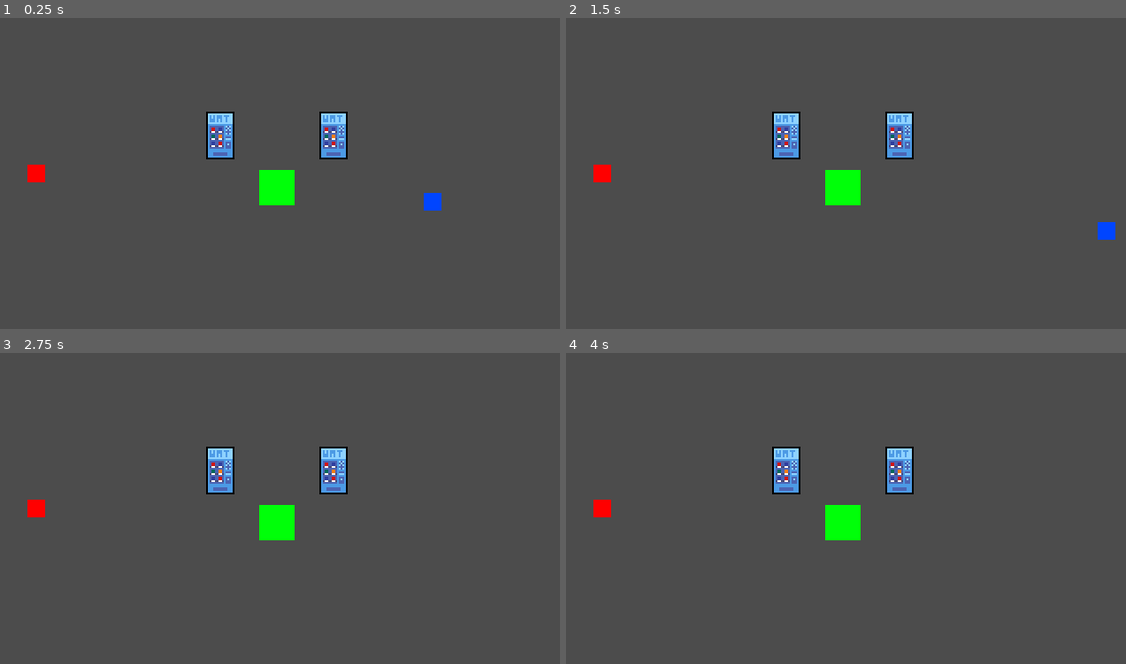
Above: before the commit, frames 1-4 (two rows, left to right).
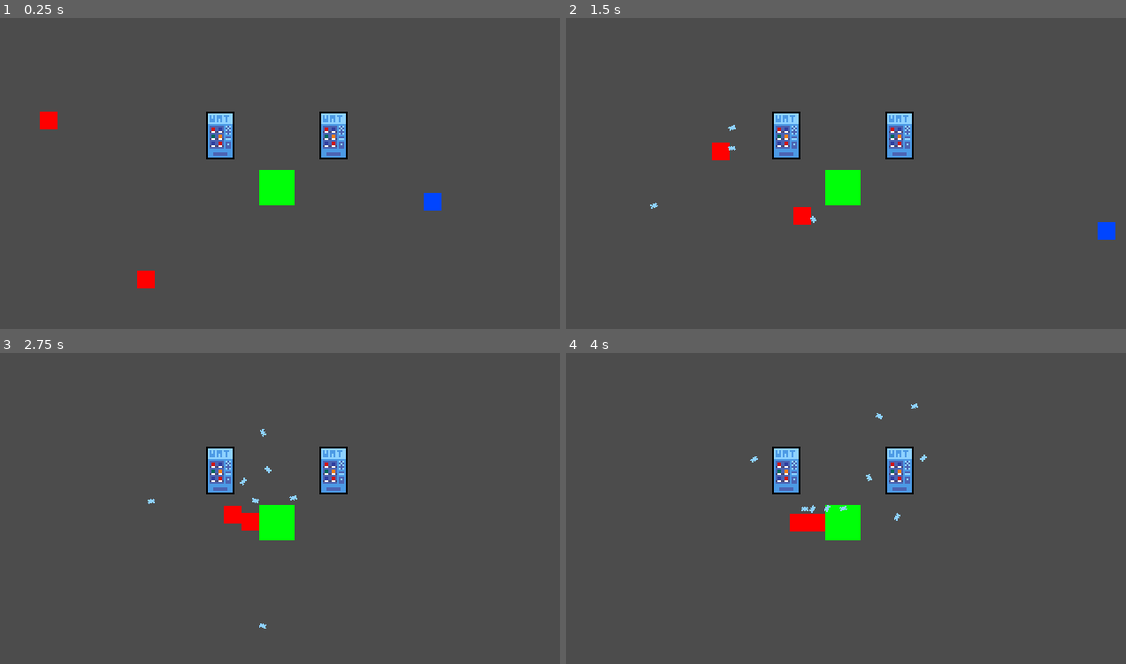
Above: after the commit, the same moments.

Repository: pithnoo/Elevending
Game: Godot game, scene res://Scenes/World.tscn
The game is run twice, just before and just after one commit, with the same random seed, the same clock (stepped at 60 frames per second) and the same inputs.
Inputs:
- Up to frame 1 (0.25 s): no input
- Up to frame 2 (1.5 s): hold Right (ui_right) 0.53-1.28 s; hold Down (ui_down) from 1.28 s (still down)
- Up to frame 3 (2.75 s): release Down (ui_down) at 2.03 s; hold Right (ui_right) from 2.03 s (still down)
- Up to frame 4 (4 s): release Right (ui_right) at 2.78 s; hold Up (ui_up) 2.78-3.53 s; hold Left (ui_left) from 3.53 s (still down)

The runs differ from the first frame. In frame 1, 0.5% of the frame differs, in the area x 4-28%, y 30-87%; in frame 2, 0.6%; in frame 3, 0.6%; in frame 4, 0.7%, in the area x 4-65%, y 16-58%.

Commit message:
added enemy follow modes, added ammo state for turret

Diff:
--- a/Code/Enemy/enemy.gd
+++ b/Code/Enemy/enemy.gd
@@ -2,7 +2,6 @@
 extends KinematicBody2D
 
 # properties of enemy to be used in game
-onready var playerDetection = $AttackRange
 onready var animations = $AnimationPlayer
 onready var states = $StateManager
 onready var sprite = $Sprite
--- a/Code/Enemy/enemy_follow_core.gd
+++ b/Code/Enemy/enemy_follow_core.gd
@@ -1,18 +1,29 @@
-extends EnemyBaseState
+extends EnemyFollowState
+
+enum follow_mode { FOLLOW_CORE_ONLY, FOLLOW_PLAYER_CORE }
+export(follow_mode) var mode
 
 export(NodePath) var follow_player_node
 export(NodePath) var idle_node
 
-onready var follow_player_state: EnemyBaseState = get_node(follow_player_node)
+onready var follow_player_state: EnemyFollowState = get_node(follow_player_node)
 onready var idle_state: EnemyBaseState = get_node(idle_node)
 
 func enter() -> void:
   .enter()
 
-func physics_process(_delta: float) -> EnemyBaseState:
-  if enemy.playerDetection.entity_detected():
-    return follow_player_state
-  else:
-    # follow core
-    pass
+func physics_process(delta: float) -> EnemyBaseState:
+  match mode:
+    follow_mode.FOLLOW_CORE_ONLY:
+      if core_detect.entity_detected():
+        follow_entity(core_detect, delta)
+      else:
+        return idle_state
+    follow_mode.FOLLOW_PLAYER_CORE:
+      if player_detect.entity_detected():
+        return follow_player_state
+      elif core_detect.entity_detected():
+        follow_entity(core_detect, delta)
+      else:
+        return idle_state
   return null
--- a/Code/Enemy/enemy_follow_player.gd
+++ b/Code/Enemy/enemy_follow_player.gd
@@ -1,24 +1,19 @@
-extends EnemyBaseState
+extends EnemyFollowState
 
 export(NodePath) var follow_core_node
 export(NodePath) var idle_node
-export(float) var followSpeed
-export(float) var followAcceleration
 
-onready var follow_core_state: EnemyBaseState = get_node(follow_core_node)
+onready var follow_core_state: EnemyFollowState = get_node(follow_core_node)
 onready var idle_state: EnemyBaseState = get_node(idle_node)
 
 func enter() -> void:
   .enter()
 
 func physics_process(delta: float) -> EnemyBaseState:
-  if enemy.playerDetection.entity_detected():
-    var player = enemy.playerDetection.entity.global_position
-    var direction = enemy.global_position.direction_to(player)
-
-    enemy.velocity = enemy.velocity.move_toward(direction * followSpeed, delta * followAcceleration)
-    enemy.velocity = enemy.move_and_slide(enemy.velocity)
-    enemy.sprite.flip_h = enemy.velocity.x < 0
+  if player_detect.entity_detected():
+    follow_entity(player_detect, delta)
+  elif core_detect.entity_detected():
+    return follow_core_state
   else:
 	  return idle_state
 
--- /dev/null
+++ b/Code/Enemy/enemy_follow_state.gd
@@ -0,0 +1,21 @@
+extends EnemyBaseState
+class_name EnemyFollowState
+
+export(float) var follow_speed
+export(float) var follow_acceleration
+export(NodePath) var player_range
+export(NodePath) var core_range
+
+onready var player_detect = get_node(player_range)
+onready var core_detect = get_node(core_range)
+
+func enter() -> void:
+  enemy.velocity = Vector2.ZERO
+
+func follow_entity(detect, delta) -> void:
+  var target = detect.entity.global_position
+  var direction = enemy.global_position.direction_to(target)
+
+  enemy.velocity = enemy.velocity.move_toward(direction * follow_speed, delta * follow_acceleration)
+  enemy.velocity = enemy.move_and_slide(enemy.velocity)
+  enemy.sprite.flip_h = enemy.velocity.x < 0
--- a/Code/Enemy/enemy_idle.gd
+++ b/Code/Enemy/enemy_idle.gd
@@ -2,16 +2,29 @@
 
 export(NodePath) var follow_core_node
 export(NodePath) var follow_player_node
+export(NodePath) var player_range
+export(NodePath) var core_range
 
+onready var player_detect = get_node(player_range)
+onready var core_detect = get_node(core_range)
 onready var follow_core_state: EnemyBaseState = get_node(follow_core_node)
 onready var follow_player_state: EnemyBaseState = get_node(follow_player_node)
+
+enum idle_mode { FOLLOW_CORE_ONLY, FOLLOW_PLAYER_CORE }
+export(idle_mode) var mode
 
 func enter() -> void:
   .enter()
   enemy.velocity = Vector2.ZERO
 
 func process(_delta: float) -> EnemyBaseState:
-  if enemy.playerDetection.entity_detected():
-    return follow_player_state
-
+  match mode:
+    idle_mode.FOLLOW_CORE_ONLY:
+      if core_detect.entity_detected():
+        return follow_core_state
+    idle_mode.FOLLOW_PLAYER_CORE:
+      if player_detect.entity_detected():
+        return follow_player_state
+      elif core_detect.entity_detected():
+        return follow_core_state
   return null
--- a/Code/Turret/turret_attack.gd
+++ b/Code/Turret/turret_attack.gd
@@ -1,26 +1,28 @@
 extends TurretBaseState
 
 export(NodePath) var idle_node
+export(NodePath) var empty_node
 
 onready var idle_state: TurretBaseState = get_node(idle_node)
+onready var empty_state: TurretBaseState = get_node(empty_node)
 
 func enter() -> void:
 	.enter()
 
 func process(_delta: float) -> TurretBaseState:
   if turret.attackRange.entity_detected():
-	  if turret.ammo > 0 && turret.rateTimer.is_stopped():
-		  turret.rateTimer.start(turret.cooldown)
-		  shoot()
-	  else:
-		  # change to empty state
-		  pass
+    if turret.ammo > 0 && turret.rateTimer.is_stopped():
+      turret.rateTimer.start(turret.cooldown)
+      shoot()
+    elif turret.ammo <= 0:
+      return empty_state
   else:
-	  return idle_state
+    return idle_state
 
   return null
 
 func shoot():
+  turret.ammo -= 1
 	# instantiate projectile from scene
   var projectile = turret.Projectile.instance()
   add_child(projectile)
--- /dev/null
+++ b/Code/Turret/turret_empty_state.gd
@@ -0,0 +1,14 @@
+extends TurretBaseState
+
+export(NodePath) var attack_node
+
+onready var attack_state: TurretBaseState = get_node(attack_node)
+
+func enter() -> void:
+  .enter()
+
+func process(_delta: float) -> TurretBaseState:
+  if turret.ammo > 0:
+    return attack_state
+
+  return null
--- a/Code/entity_detect.gd
+++ b/Code/entity_detect.gd
@@ -12,3 +12,11 @@
 func _on_AttackRange_body_entered(body:Node):
   entity = body
   pass
+
+func _on_CoreRange_body_exited(_body:Node):
+  entity = null
+  pass
+
+func _on_CoreRange_body_entered(body:Node):
+  entity = body
+  pass
--- a/Scenes/Core.tscn
+++ b/Scenes/Core.tscn
@@ -1,11 +1,16 @@
-[gd_scene load_steps=3 format=2]
+[gd_scene load_steps=4 format=2]
 
 [ext_resource path="res://Art/White-Pixel.png" type="Texture" id=1]
 
 [sub_resource type="RectangleShape2D" id=1]
 
-[node name="Core" type="Area2D"]
+[sub_resource type="RectangleShape2D" id=2]
+extents = Vector2( 0.5, 0.5 )
+
+[node name="Core" type="StaticBody2D"]
 scale = Vector2( 20, 20 )
+collision_layer = 10
+collision_mask = 0
 
 [node name="CollisionShape2D" type="CollisionShape2D" parent="."]
 scale = Vector2( 0.05, 0.05 )
@@ -14,3 +19,9 @@
 [node name="Sprite" type="Sprite" parent="."]
 modulate = Color( 0, 1, 0.0392157, 1 )
 texture = ExtResource( 1 )
+
+[node name="HurtBox" type="Area2D" parent="."]
+visible = false
+
+[node name="CollisionShape2D" type="CollisionShape2D" parent="HurtBox"]
+shape = SubResource( 2 )
--- /dev/null
+++ b/Scenes/EnemyFollowCoreTemplate.tscn
@@ -0,0 +1,124 @@
+[gd_scene load_steps=18 format=2]
+
+[ext_resource path="res://Art/White-Pixel.png" type="Texture" id=1]
+[ext_resource path="res://Code/Enemy/enemy.gd" type="Script" id=2]
+[ext_resource path="res://Code/Enemy/enemy_state_manager.gd" type="Script" id=3]
+[ext_resource path="res://Code/Enemy/enemy_idle.gd" type="Script" id=4]
+[ext_resource path="res://Code/Enemy/enemy_follow_core.gd" type="Script" id=6]
+[ext_resource path="res://Code/entity_detect.gd" type="Script" id=7]
+
+[sub_resource type="Animation" id=5]
+resource_name = "FollowCore"
+
+[sub_resource type="Animation" id=6]
+resource_name = "FollowPlayer"
+
+[sub_resource type="Animation" id=7]
+resource_name = "Idle"
+
+[sub_resource type="AnimationNodeAnimation" id=8]
+animation = "FollowCore"
+
+[sub_resource type="AnimationNodeAnimation" id=9]
+animation = "FollowPlayer"
+
+[sub_resource type="AnimationNodeAnimation" id=10]
+animation = "Idle"
+
+[sub_resource type="AnimationNodeStateMachine" id=2]
+states/FollowCore/node = SubResource( 8 )
+states/FollowCore/position = Vector2( 407, 112 )
+states/FollowPlayer/node = SubResource( 9 )
+states/FollowPlayer/position = Vector2( 636, 112 )
+states/Idle/node = SubResource( 10 )
+states/Idle/position = Vector2( 870, 112 )
+start_node = "Idle"
+graph_offset = Vector2( -63, 30 )
+
+[sub_resource type="AnimationNodeStateMachinePlayback" id=3]
+
+[sub_resource type="RectangleShape2D" id=1]
+
+[sub_resource type="CircleShape2D" id=11]
+radius = 32.04
+
+[sub_resource type="CircleShape2D" id=4]
+radius = 6.4
+
+[node name="EnemyFollowCore" type="KinematicBody2D"]
+scale = Vector2( 10, 10 )
+collision_layer = 12
+collision_mask = 8
+script = ExtResource( 2 )
+__meta__ = {
+"_edit_group_": true
+}
+maxHealth = 10
+
+[node name="AnimationPlayer" type="AnimationPlayer" parent="."]
+anims/FollowCore = SubResource( 5 )
+anims/FollowPlayer = SubResource( 6 )
+anims/Idle = SubResource( 7 )
+
+[node name="AnimationTree" type="AnimationTree" parent="."]
+tree_root = SubResource( 2 )
+anim_player = NodePath("../AnimationPlayer")
+parameters/playback = SubResource( 3 )
+
+[node name="Sprite" type="Sprite" parent="."]
+modulate = Color( 1, 0, 0, 1 )
+texture = ExtResource( 1 )
+
+[node name="CollisionShape2D" type="CollisionShape2D" parent="."]
+visible = false
+scale = Vector2( 0.05, 0.05 )
+shape = SubResource( 1 )
+
+[node name="CoreRange" type="Area2D" parent="."]
+visible = false
+collision_mask = 2
+script = ExtResource( 7 )
+
+[node name="CollisionShape2D" type="CollisionShape2D" parent="CoreRange"]
+self_modulate = Color( 0.101961, 1, 0, 1 )
+shape = SubResource( 11 )
+
+[node name="AttackRange" type="Area2D" parent="."]
+visible = false
+collision_layer = 0
+script = ExtResource( 7 )
+
+[node name="CollisionShape2D" type="CollisionShape2D" parent="AttackRange"]
+shape = SubResource( 4 )
+
+[node name="HurtBox" type="Area2D" parent="."]
+
+[node name="CollisionShape2D" type="CollisionShape2D" parent="HurtBox"]
+visible = false
+scale = Vector2( 0.05, 0.05 )
+shape = SubResource( 1 )
+
+[node name="StateManager" type="Node" parent="."]
+script = ExtResource( 3 )
+starting_state = NodePath("Idle")
+
+[node name="Idle" type="Node" parent="StateManager"]
+script = ExtResource( 4 )
+animation_name = "Idle"
+follow_core_node = NodePath("../FollowCore")
+player_range = NodePath("../../AttackRange")
+core_range = NodePath("../../CoreRange")
+
+[node name="FollowCore" type="Node" parent="StateManager"]
+script = ExtResource( 6 )
+animation_name = "FollowCore"
+follow_speed = 50.0
+follow_acceleration = 300.0
+player_range = NodePath("../../AttackRange")
+core_range = NodePath("../../CoreRange")
+idle_node = NodePath("../Idle")
+
+[connection signal="body_entered" from="CoreRange" to="CoreRange" method="_on_CoreRange_body_entered"]
+[connection signal="body_exited" from="CoreRange" to="CoreRange" method="_on_CoreRange_body_exited"]
+[connection signal="body_entered" from="AttackRange" to="AttackRange" method="_on_AttackRange_body_entered"]
+[connection signal="body_exited" from="AttackRange" to="AttackRange" method="_on_AttackRange_body_exited"]
--- a/Scenes/Enemy.tscn
+++ b/Scenes/EnemyFollowPlayerTemplate.tscn
@@ -1,12 +1,12 @@
-[gd_scene load_steps=18 format=2]
+[gd_scene load_steps=19 format=2]
 
-[ext_resource path="res://Art/White-Pixel.png" type="Texture" id=1]
-[ext_resource path="res://Code/Enemy/enemy.gd" type="Script" id=2]
-[ext_resource path="res://Code/Enemy/enemy_state_manager.gd" type="Script" id=3]
-[ext_resource path="res://Code/Enemy/enemy_idle.gd" type="Script" id=4]
-[ext_resource path="res://Code/Enemy/enemy_follow_player.gd" type="Script" id=5]
-[ext_resource path="res://Code/Enemy/enemy_follow_core.gd" type="Script" id=6]
-[ext_resource path="res://Code/entity_detect.gd" type="Script" id=7]
+[ext_resource path="res://Code/entity_detect.gd" type="Script" id=1]
+[ext_resource path="res://Code/Enemy/enemy_state_manager.gd" type="Script" id=2]
+[ext_resource path="res://Code/Enemy/enemy_follow_core.gd" type="Script" id=3]
+[ext_resource path="res://Code/Enemy/enemy.gd" type="Script" id=4]
+[ext_resource path="res://Art/White-Pixel.png" type="Texture" id=5]
+[ext_resource path="res://Code/Enemy/enemy_idle.gd" type="Script" id=6]
+[ext_resource path="res://Code/Enemy/enemy_follow_player.gd" type="Script" id=7]
 
 [sub_resource type="Animation" id=5]
 resource_name = "FollowCore"
@@ -40,14 +40,17 @@
 
 [sub_resource type="RectangleShape2D" id=1]
 
+[sub_resource type="CircleShape2D" id=11]
+radius = 32.04
+
 [sub_resource type="CircleShape2D" id=4]
 radius = 6.4
 
-[node name="Enemy" type="KinematicBody2D"]
+[node name="EnemyFollowPlayer" type="KinematicBody2D"]
 scale = Vector2( 10, 10 )
 collision_layer = 12
 collision_mask = 8
-script = ExtResource( 2 )
+script = ExtResource( 4 )
 __meta__ = {
 "_edit_group_": true
 }
@@ -65,16 +68,26 @@
 
 [node name="Sprite" type="Sprite" parent="."]
 modulate = Color( 1, 0, 0, 1 )
-texture = ExtResource( 1 )
+texture = ExtResource( 5 )
 
 [node name="CollisionShape2D" type="CollisionShape2D" parent="."]
 visible = false
 scale = Vector2( 0.05, 0.05 )
 shape = SubResource( 1 )
 
+[node name="CoreRange" type="Area2D" parent="."]
+visible = false
+collision_mask = 2
+script = ExtResource( 1 )
+
+[node name="CollisionShape2D" type="CollisionShape2D" parent="CoreRange"]
+self_modulate = Color( 0.101961, 1, 0, 1 )
+shape = SubResource( 11 )
+
 [node name="AttackRange" type="Area2D" parent="."]
+visible = false
 collision_layer = 0
-script = ExtResource( 7 )
+script = ExtResource( 1 )
 
 [node name="CollisionShape2D" type="CollisionShape2D" parent="AttackRange"]
 shape = SubResource( 4 )
@@ -87,28 +100,40 @@
 shape = SubResource( 1 )
 
 [node name="StateManager" type="Node" parent="."]
-script = ExtResource( 3 )
+script = ExtResource( 2 )
 starting_state = NodePath("Idle")
 
 [node name="Idle" type="Node" parent="StateManager"]
-script = ExtResource( 4 )
+script = ExtResource( 6 )
 animation_name = "Idle"
 follow_core_node = NodePath("../FollowCore")
 follow_player_node = NodePath("../FollowPlayer")
+player_range = NodePath("../../AttackRange")
+core_range = NodePath("../../CoreRange")
+mode = 1
 
 [node name="FollowPlayer" type="Node" parent="StateManager"]
-script = ExtResource( 5 )
+script = ExtResource( 7 )
 animation_name = "FollowPlayer"
+follow_speed = 60.0
+follow_acceleration = 300.0
+player_range = NodePath("../../AttackRange")
+core_range = NodePath("../../CoreRange")
 follow_core_node = NodePath("../FollowCore")
 idle_node = NodePath("../Idle")
-followSpeed = 50.0
-followAcceleration = 300.0
 
 [node name="FollowCore" type="Node" parent="StateManager"]
-script = ExtResource( 6 )
+script = ExtResource( 3 )
 animation_name = "FollowCore"
+follow_speed = 50.0
+follow_acceleration = 300.0
+player_range = NodePath("../../AttackRange")
+core_range = NodePath("../../CoreRange")
+mode = 1
 follow_player_node = NodePath("../FollowPlayer")
 idle_node = NodePath("../Idle")
 
+[connection signal="body_entered" from="CoreRange" to="CoreRange" method="_on_CoreRange_body_entered"]
+[connection signal="body_exited" from="CoreRange" to="CoreRange" method="_on_CoreRange_body_exited"]
 [connection signal="body_entered" from="AttackRange" to="AttackRange" method="_on_AttackRange_body_entered"]
 [connection signal="body_exited" from="AttackRange" to="AttackRange" method="_on_AttackRange_body_exited"]
--- a/Scenes/Player.tscn
+++ b/Scenes/Player.tscn
@@ -1,10 +1,13 @@
-[gd_scene load_steps=13 format=2]
+[gd_scene load_steps=14 format=2]
 
 [ext_resource path="res://Art/White-Pixel.png" type="Texture" id=1]
 [ext_resource path="res://Code/Player/state_manager.gd" type="Script" id=2]
 [ext_resource path="res://Code/Player/player.gd" type="Script" id=3]
 [ext_resource path="res://Code/Player/move.gd" type="Script" id=4]
 [ext_resource path="res://Code/Player/idle.gd" type="Script" id=5]
+
+[sub_resource type="RectangleShape2D" id=9]
+extents = Vector2( 5, 5 )
 
 [sub_resource type="RectangleShape2D" id=2]
 
@@ -36,6 +39,12 @@
 __meta__ = {
 "_edit_group_": true
 }
+
+[node name="HurtBox" type="Area2D" parent="."]
+visible = false
+
+[node name="CollisionShape2D" type="CollisionShape2D" parent="HurtBox"]
+shape = SubResource( 9 )
 
 [node name="CollisionShape2D" type="CollisionShape2D" parent="."]
 scale = Vector2( 0.5, 0.5 )
--- a/Scenes/Turret.tscn
+++ b/Scenes/Turret.tscn
@@ -9,7 +9,7 @@
 [ext_resource path="res://Scenes/WaterProjectile.tscn" type="PackedScene" id=7]
 
 [sub_resource type="RectangleShape2D" id=1]
-extents = Vector2( 8, 14 )
+extents = Vector2( 8, 4 )
 
 [sub_resource type="Animation" id=5]
 resource_name = "Attack"
@@ -43,12 +43,11 @@
 "_edit_group_": true
 }
 Projectile = ExtResource( 7 )
-maxAmmo = 10
+maxAmmo = 20
 cooldown = 0.5
 
 [node name="CollisionShape2D" type="CollisionShape2D" parent="."]
-visible = false
-position = Vector2( 0, 2 )
+position = Vector2( 0, 12 )
 shape = SubResource( 1 )
 
 [node name="AnimationPlayer" type="AnimationPlayer" parent="."]
@@ -73,6 +72,7 @@
 position = Vector2( 0, 13 )
 
 [node name="AttackRange" type="Area2D" parent="."]
+visible = false
 collision_layer = 0
 collision_mask = 4
 script = ExtResource( 6 )
--- a/Scenes/World.tscn
+++ b/Scenes/World.tscn
@@ -1,19 +1,20 @@
-[gd_scene load_steps=5 format=2]
+[gd_scene load_steps=6 format=2]
 
 [ext_resource path="res://Scenes/Turret.tscn" type="PackedScene" id=1]
 [ext_resource path="res://Scenes/Player.tscn" type="PackedScene" id=2]
 [ext_resource path="res://Scenes/Core.tscn" type="PackedScene" id=3]
-[ext_resource path="res://Scenes/Enemy.tscn" type="PackedScene" id=4]
+[ext_resource path="res://Scenes/EnemyFollowCoreTemplate.tscn" type="PackedScene" id=4]
+[ext_resource path="res://Scenes/EnemyFollowPlayerTemplate.tscn" type="PackedScene" id=5]
 
 [node name="World" type="Node2D"]
 
 [node name="YSort" type="YSort" parent="."]
 
+[node name="Player" parent="." instance=ExtResource( 2 )]
+position = Vector2( 248, 104 )
+
 [node name="Core" parent="." instance=ExtResource( 3 )]
 position = Vector2( 160, 96 )
-
-[node name="Player" parent="." instance=ExtResource( 2 )]
-position = Vector2( 248, 104 )
 
 [node name="Turret" parent="." instance=ExtResource( 1 )]
 position = Vector2( 128, 64 )
@@ -21,5 +22,8 @@
 [node name="Turret2" parent="." instance=ExtResource( 1 )]
 position = Vector2( 192, 64 )
 
-[node name="Enemy" parent="." instance=ExtResource( 4 )]
-position = Vector2( 24, 88 )
+[node name="EnemyFollowCore" parent="." instance=ExtResource( 4 )]
+position = Vector2( 24, 56 )
+
+[node name="EnemyFollowPlayer" parent="." instance=ExtResource( 5 )]
+position = Vector2( 80, 152 )
--- a/project.godot
+++ b/project.godot
@@ -24,6 +24,11 @@
 "language": "GDScript",
 "path": "res://Code/Enemy/enemy_base_state.gd"
 }, {
+"base": "EnemyBaseState",
+"class": "EnemyFollowState",
+"language": "GDScript",
+"path": "res://Code/Enemy/enemy_follow_state.gd"
+}, {
 "base": "KinematicBody2D",
 "class": "Player",
 "language": "GDScript",
@@ -43,6 +48,7 @@
 "BaseState": "",
 "Enemy": "",
 "EnemyBaseState": "",
+"EnemyFollowState": "",
 "Player": "",
 "Turret": "",
 "TurretBaseState": ""
